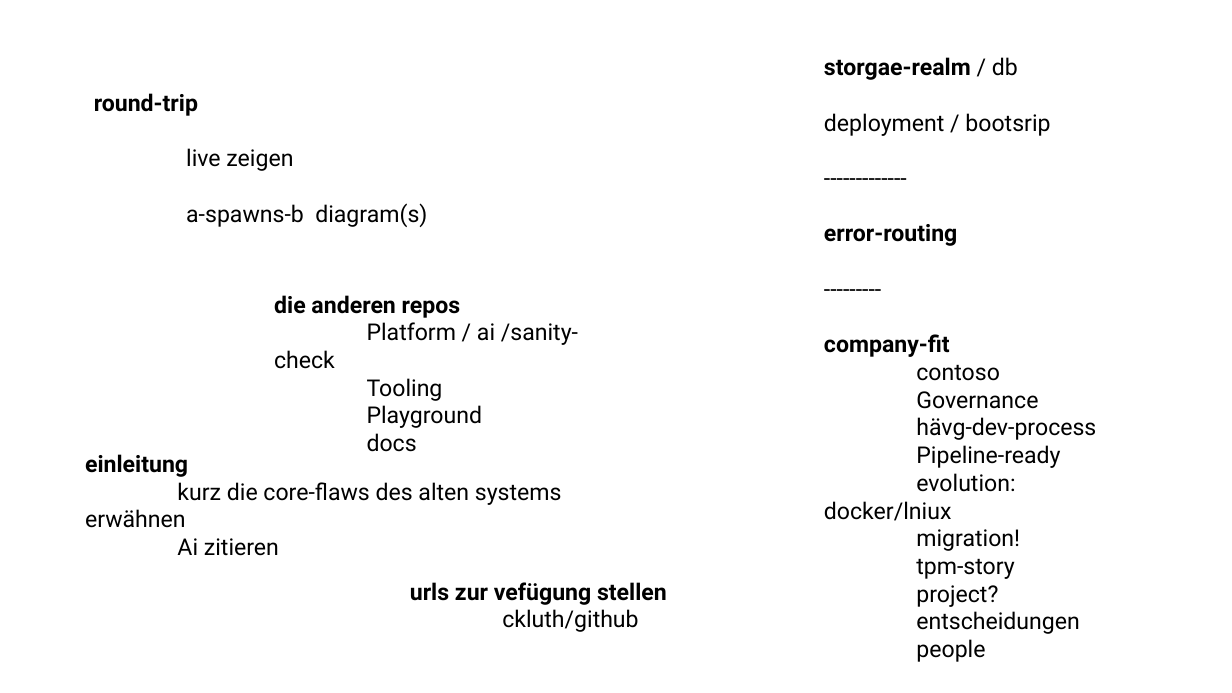
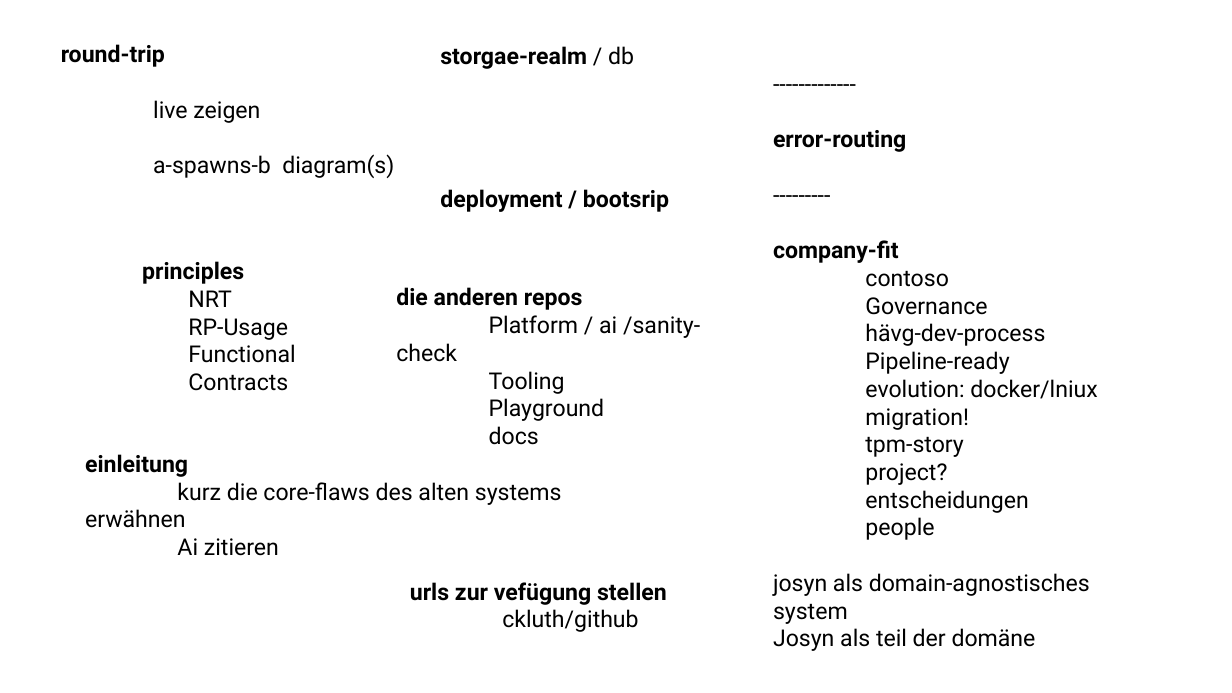
Before and after one commit to ckluth/josyn-platform, a slide deck: slide 6 of josyn-intro.pptx. Drawn at 1232x693 pixels with LibreOffice and Linux fonts; fonts in the diff are those of the drawing. Boxes give left, top, right and bottom in pixels: in the first picture for what was removed or moved away, otherwise in the second. Text is boxed around its words. In the diff, an @@ line names an element or a change of style, - is before the commit and + after.

```diff
--- a/josyn-intro.pptx
+++ b/josyn-intro.pptx
@@ text "round-trip": place and size @@
-text "round-trip" at (94, 93, 427, 227)
+text "round-trip" at (61, 44, 394, 178)
@@ text added at (440, 46, 634, 69), 18 pt, text #000000, bold @@
+storgae-realm / db
@@ text "-------------": place and size @@
-text "-------------" at (824, 57, 1096, 662)
+text "-------------" at (773, 130, 1097, 651)
@@ text at (824, 57, 1050, 136): paragraphs removed @@
-storgae-realm / db
-deployment / bootsrip
@@ text added at (440, 189, 669, 212), 18 pt, text #000000, bold @@
+deployment / bootsrip
@@ text added at (142, 261, 295, 391), 18 pt, text #000000 @@
+principles
+  NRT
+  RP-Usage
+  Functional
+  Contracts
@@ text "die anderen repos": place and size @@
-text "die anderen repos" at (274, 295, 578, 428)
+text "die anderen repos" at (396, 287, 700, 421)
@@ text at (773, 573, 1090, 651): paragraphs added @@
+josyn als domain-agnostisches system
+Josyn als teil der domäne
```
Also in this commit, not shown: 3 other slides changed, 1 slide added, 1 slide removed.
